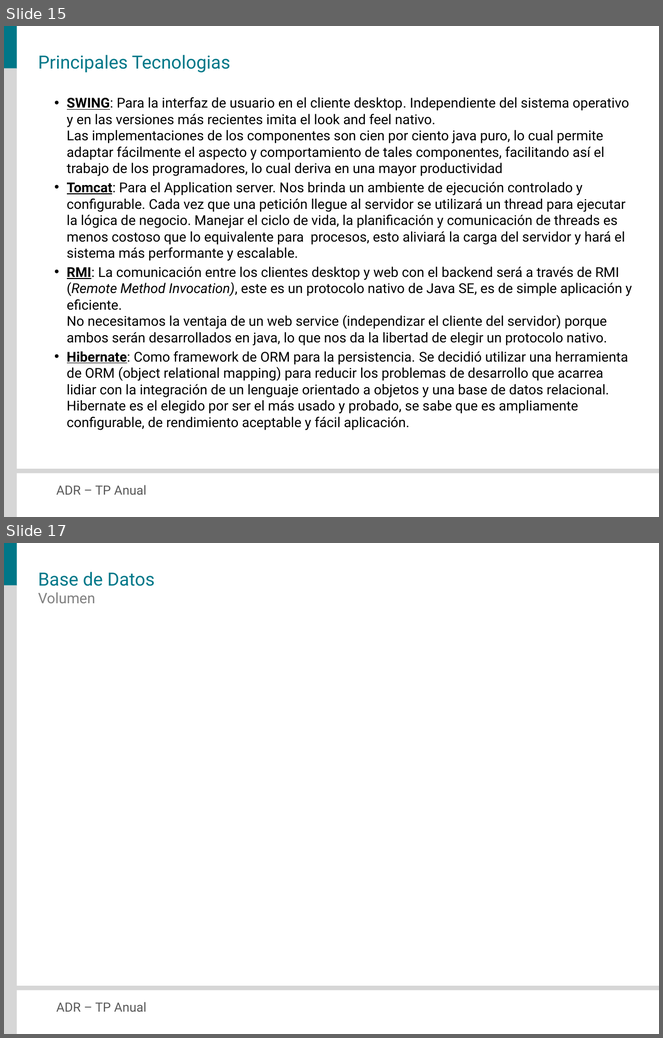
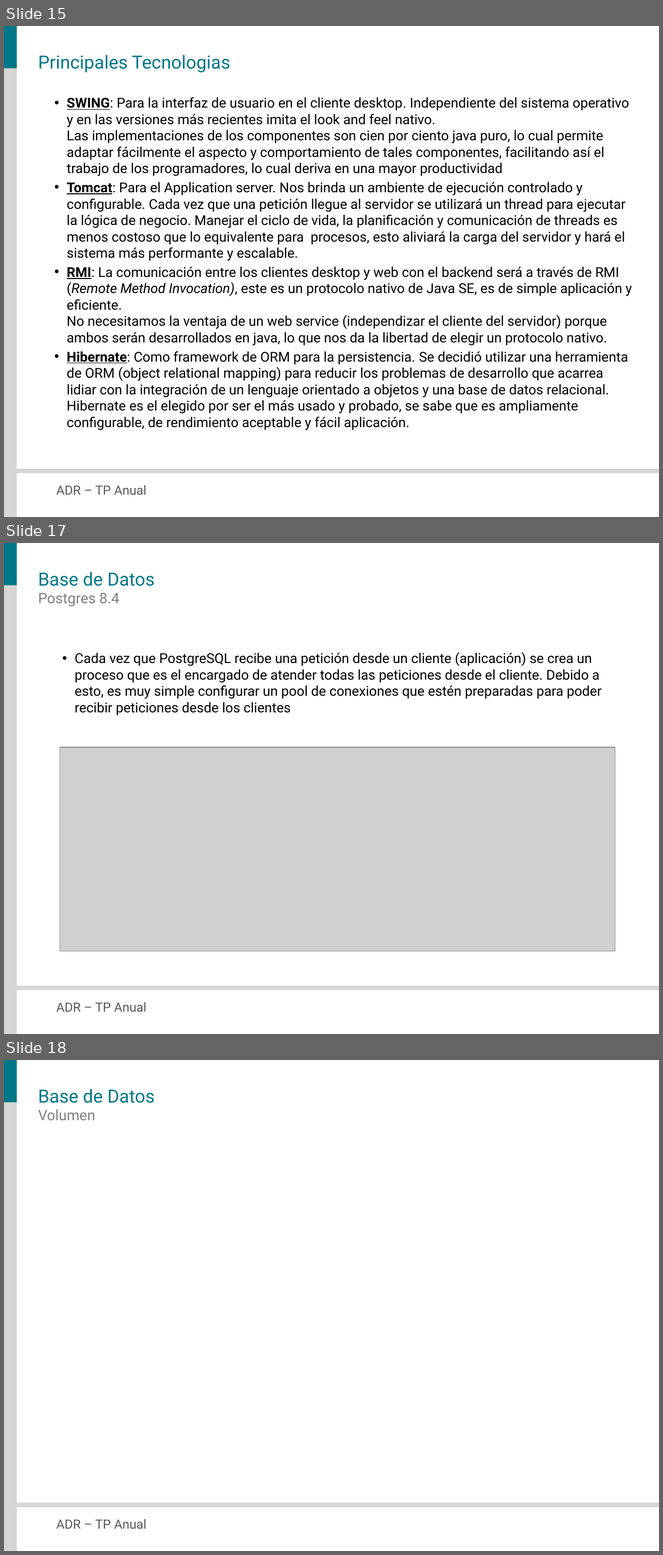
Before and after one commit to veritoreinoso/adr-2010, a slide deck: Presentacion.pptx. Shown one above the other, each under a label of ours: slides 15 and 17 before the commit, slides 15, 17 and 18 after it; the slides between them are not shown. The pictures are 663x1038 and 663x1555 pixels, drawn with LibreOffice and Linux fonts; fonts in the diff are those of the drawing; grey boxes stand for pictures. Boxes give left, top, right and bottom in pixels: in the first picture for what was removed or moved away, otherwise in the second. Text is boxed around its words. In the diff, an @@ line names an element or a change of style, - is before the commit and + after.

Commit message:
ppt

```diff
--- a/Presentacion.pptx
+++ b/Presentacion.pptx
@@ slide 17 added at [4, 543, 659, 1034], background #FFFFFF; not listed: 4 template elements that a slide beside it also shows @@
@@ title added at [38, 572, 155, 586], 20 pt, text #007788 @@
+Base de Datos
@@ text added at [38, 593, 119, 606], 16 pt, text #808080 @@
+Postgres 8.4
@@ text added at [75, 652, 602, 716], 15 pt, text #000000 @@
+• Cada vez que PostgreSQL recibe una petición desde un cliente (aplicación) se crea un proceso que es el encargado de atender todas las peticiones desde el cliente. Debido a esto, es muy simple configurar un pool de conexiones que estén preparadas para poder recibir peticiones desde los clientes
@@ picture added at [60, 747, 616, 951] @@
@@ what was slide 17 is now slide 18 @@
```
Also in this commit, not shown: 1 slide changed.
